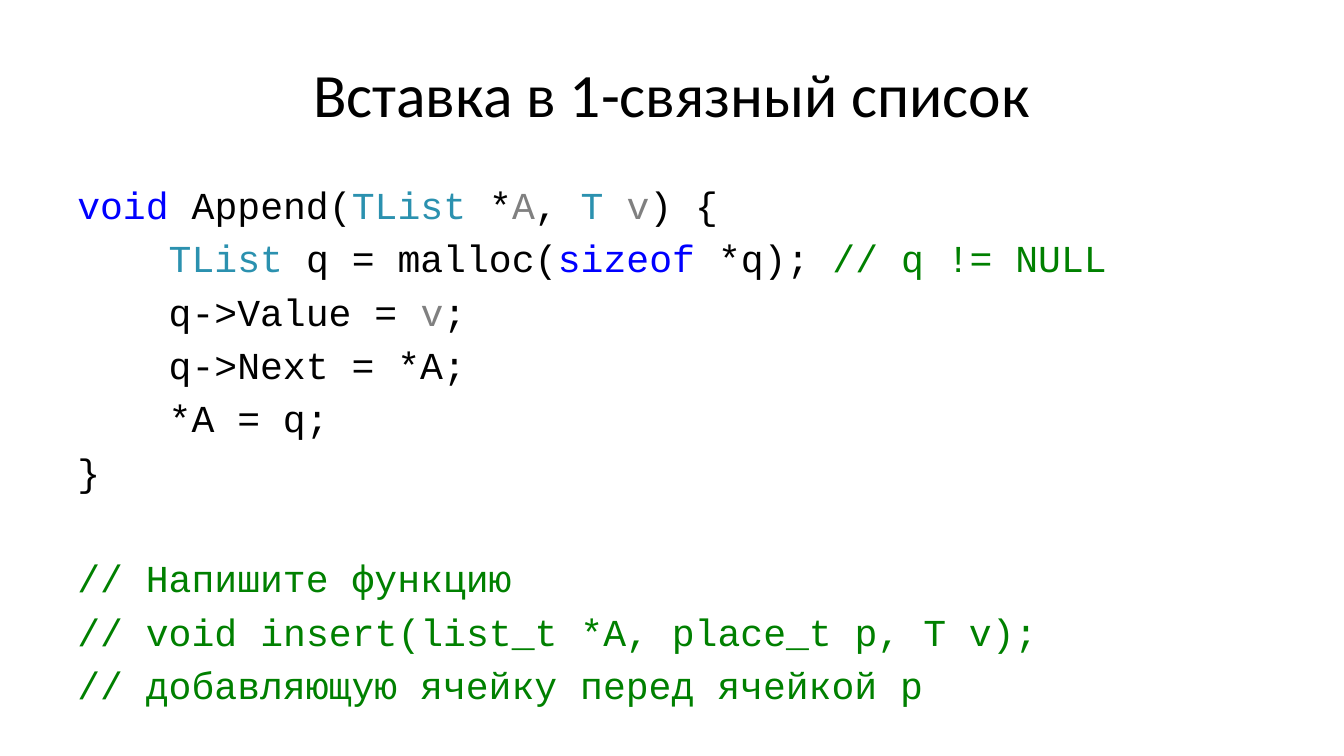
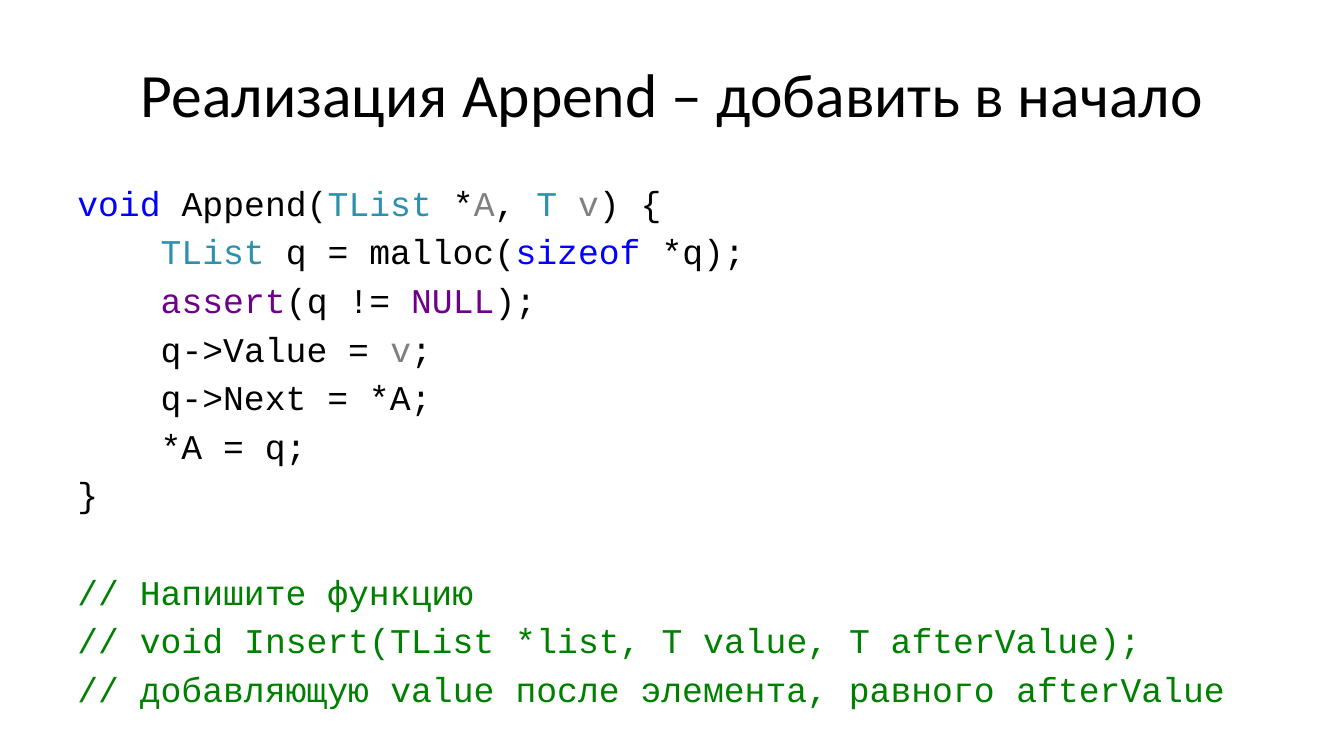
Before and after one commit to Evgueni-Petrov-aka-espetrov/Algorithms-and-Programming-in-C-pptx, a slide deck: slide 18 of 08 Списки.pptx. Drawn at 1344x756 pixels with LibreOffice and Linux fonts; fonts in the diff are those of the drawing. Boxes give left, top, right and bottom in pixels: in the first picture for what was removed or moved away, otherwise in the second. Text is boxed around its words. In the diff, an @@ line names an element or a change of style, - is before the commit and + after.

```diff
--- a/08 Списки.pptx
+++ b/08 Списки.pptx
@@ title at (141, 74, 1203, 127): text changed @@
-Вставка в 1-связный список
+Реализация Append – добавить в начало
@@ text at (77, 191, 620, 613): size 27.2 to 24.8 pt in "void Append(TList *A, T v) {", "q->Value = v;", "q->Next = *A;", "*A = q;" and 2 more places @@
@@ text at (161, 239, 745, 321): text changed; size 27.2 to 24.8 pt @@
-TList q = malloc(sizeof *q); // q != NULL
+TList q = malloc(sizeof *q);
+assert(q != NULL);
@@ text at (140, 628, 1224, 710): text changed; size 27.2 to 24.8 pt @@
-// void insert(list_t *A, place_t p, T v);
-// добавляющую ячейку перед ячейкой p
+// void Insert(TList *list, T value, T afterValue);
+// добавляющую value после элемента, равного afterValue
```
Also in this commit, not shown: 20 other slides changed, 3 slides added, 3 slides removed.
